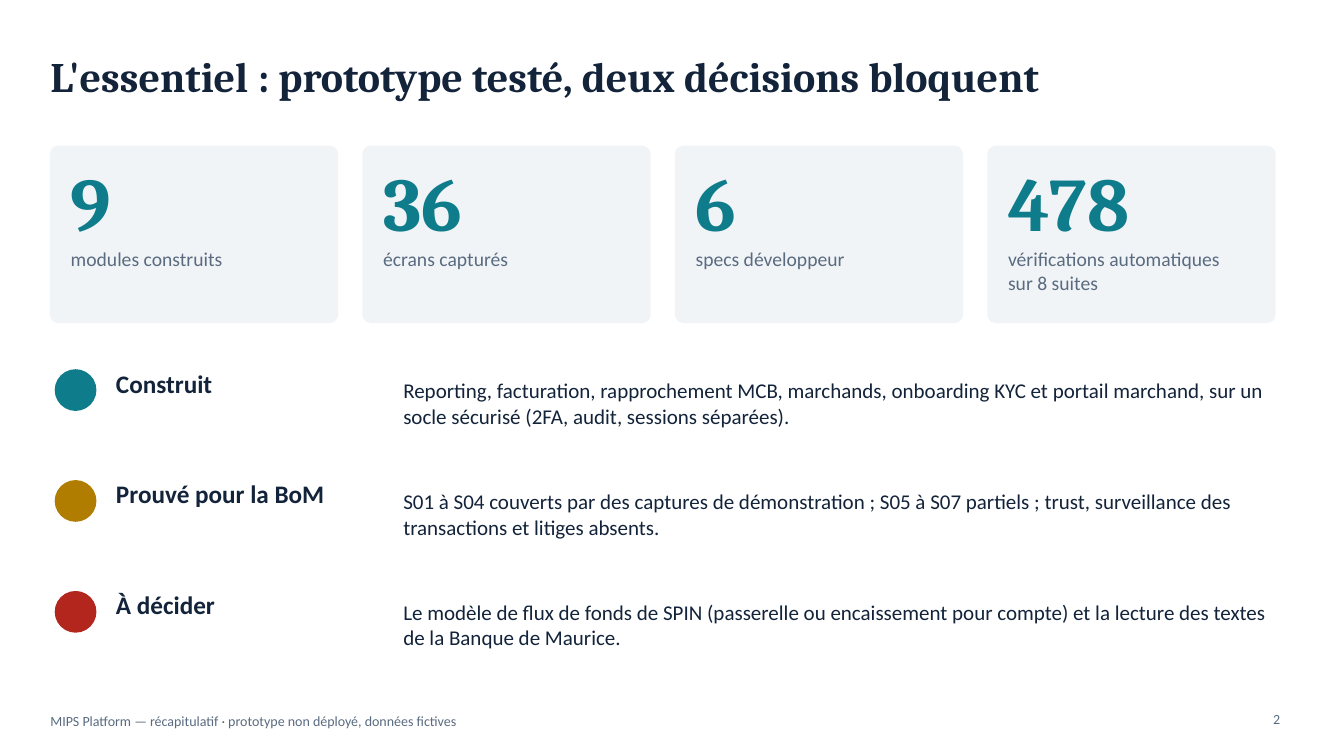
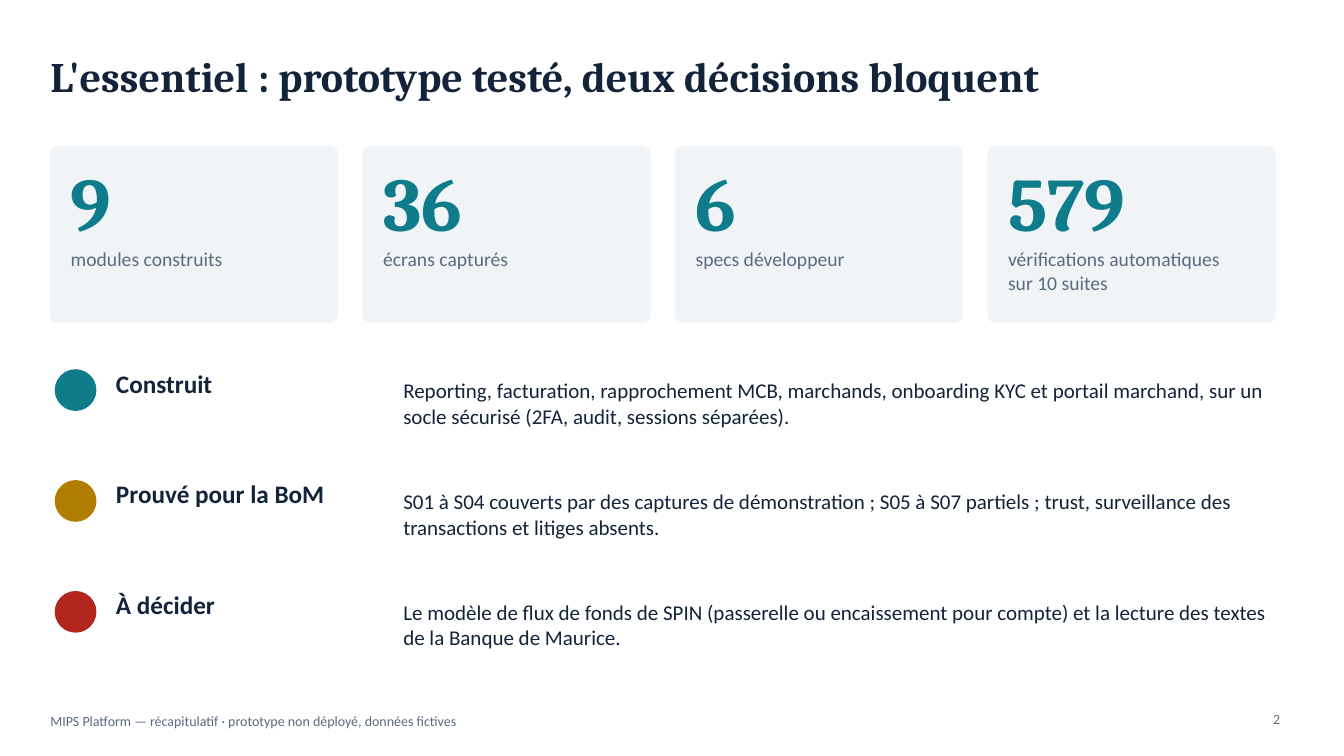
Before and after one commit to fmassonmips/mips-platform, a slide deck: slide 2 of outputs/recap/MIPS-recapitulatif.pptx. Drawn at 1344x756 pixels with LibreOffice and Linux fonts; fonts in the diff are those of the drawing. Boxes give left, top, right and bottom in pixels: in the first picture for what was removed or moved away, otherwise in the second. Text is boxed around its words. In the diff, an @@ line names an element or a change of style, - is before the commit and + after.

```diff
--- a/outputs/recap/MIPS-recapitulatif.pptx
+++ b/outputs/recap/MIPS-recapitulatif.pptx
@@ text at box(1008, 180, 1125, 232): text changed @@
-478
+579
@@ text at box(1008, 276, 1108, 290): text changed @@
-sur 8 suites
+sur 10 suites
```
Also in this commit, not shown: 1 other slide changed, 1 other file.
